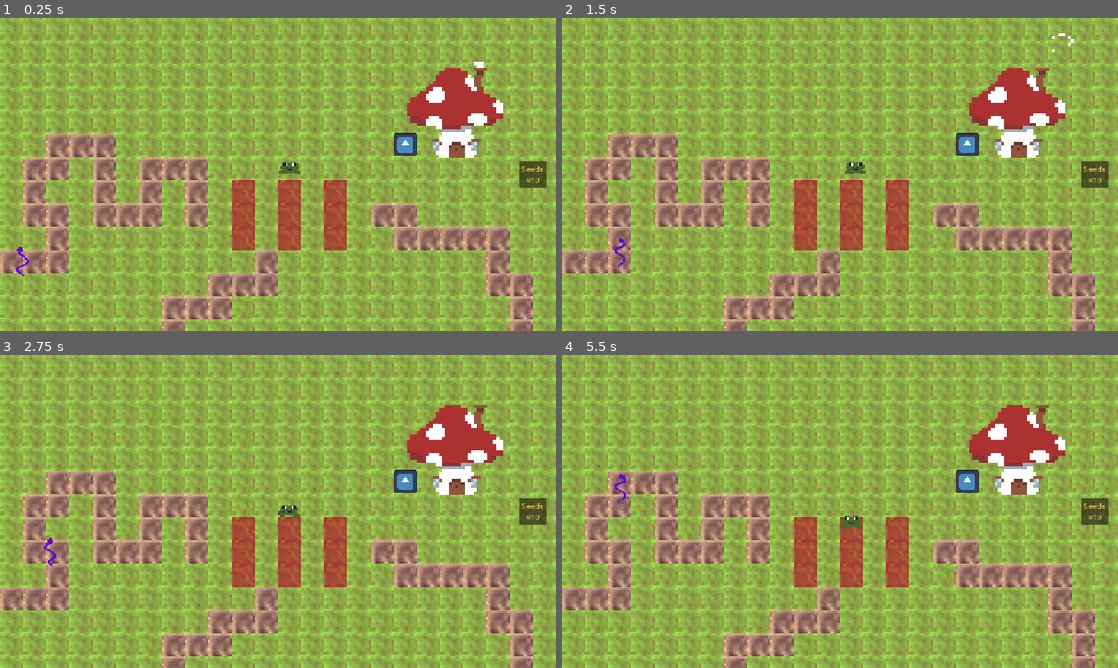
Above: before the commit, frames 1-4 (two rows, left to right).
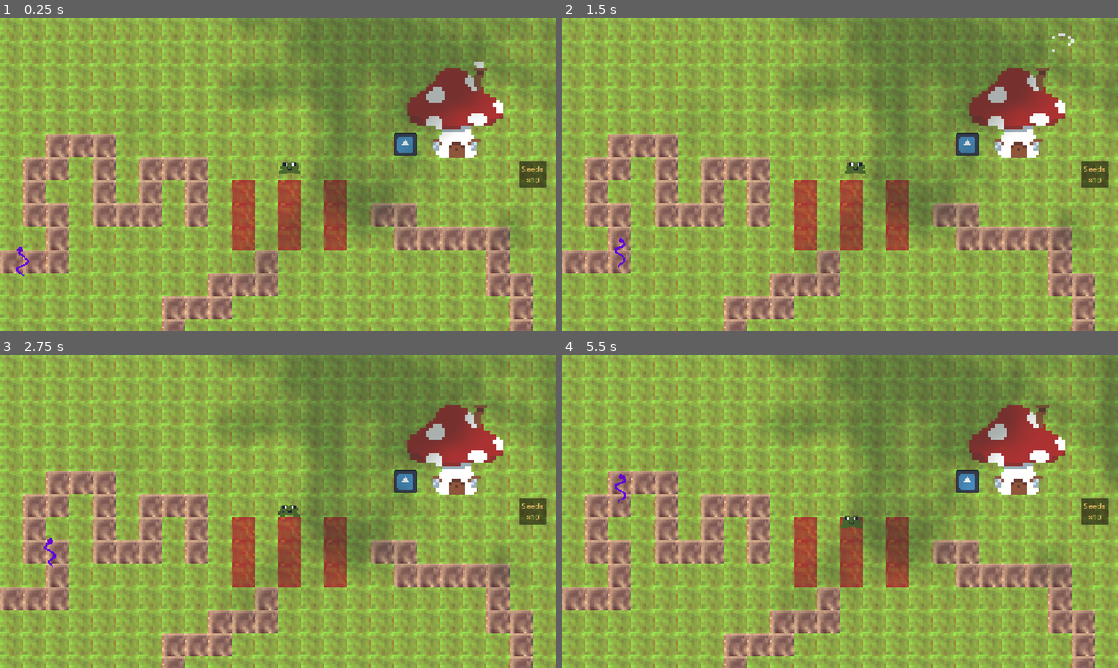
Above: after the commit, the same moments.

Repository: KennySchank/tomato-jam-26
Game: Godot game, scene res://scenes/main.tscn
The game is run twice, just before and just after one commit, with the same random seed, the same clock (stepped at 60 frames per second) and the same inputs. The engine's default icon, where the game draws it, is replaced by a stand-in: a white triangle on a blue panel in a dark square.
Inputs (mouse positions are in pixels of both pictures, inside the frame that each line leads up to):
- Up to frame 1 (0.25 s): no input
- Up to frame 2 (1.5 s): click "Seeds ×10" at 0.5 s; tap Enter (ui_accept) at 1.25 s; move the mouse to (962, 158) at 1.27 s; hold Right (ui_right) from 1.28 s (still down); tap 1 at 1.35 s; click (962, 158) at 1.42 s
- Up to frame 3 (2.75 s): tap Enter (ui_accept) at 1.52, 1.82 s; release Right (ui_right) at 2 s; drag from (166, 527) to (250, 574) at 2.02 s
- Up to frame 4 (5.5 s): move the mouse to (895, 442) at 2.77 s; hold Right (ui_right) 2.78-3.5 s; tap 1 at 2.85, 4.35 s; click (895, 442) at 2.92 s; drag from (812, 574) to (673, 464) at 3.52 s; move the mouse to (1006, 558) at 4.27 s; hold Left (ui_left) 4.28-5 s; click (1006, 558) at 4.42 s; tap Enter (ui_accept) at 4.52, 4.82 s; drag from (673, 464) to (756, 433) at 5.02 s

The runs differ from the first frame. In frame 1, 17% of the frame differs, in the area x 41-100%, y 0-81%; in frame 2, 18%; in frame 3, 18%; in frame 4, 19%, in the area x 37-100%, y 0-78%.

Commit message:
Add cloud shadows feature with shader and scene integration

Diff:
--- /dev/null
+++ b/cloud_shadows.gdshader
@@ -0,0 +1,41 @@
+shader_type canvas_item;
+render_mode unshaded;
+
+uniform vec4 shadow_color : source_color = vec4(0.12, 0.19, 0.16, 1.0);
+uniform float shadow_strength : hint_range(0.0, 1.0) = 0.38;
+uniform vec2 drift = vec2(0.024, 0.001);
+uniform vec2 cloud_scale = vec2(3.0, 1.8);
+uniform float edge_start : hint_range(0.0, 1.0) = 0.48;
+uniform float edge_end : hint_range(0.0, 1.0) = 0.60;
+
+float hash(vec2 point) {
+	return fract(sin(dot(point, vec2(127.1, 311.7))) * 43758.5453);
+}
+
+float noise(vec2 point) {
+	vec2 cell = floor(point);
+	vec2 local = smoothstep(0.0, 1.0, fract(point));
+	float bottom = mix(hash(cell), hash(cell + vec2(1.0, 0.0)), local.x);
+	float top = mix(hash(cell + vec2(0.0, 1.0)), hash(cell + vec2(1.0, 1.0)), local.x);
+	return mix(bottom, top, local.y);
+}
+
+float cloud_noise(vec2 point) {
+	float value = 0.0;
+	float amplitude = 0.5;
+	for (int octave = 0; octave < 4; octave++) {
+		value += noise(point) * amplitude;
+		point = point * 2.0 + vec2(17.3, 9.1);
+		amplitude *= 0.5;
+	}
+	return value;
+}
+
+void fragment() {
+	vec2 cloud_uv = UV * cloud_scale + TIME * drift;
+	float broad_clouds = cloud_noise(cloud_uv);
+	float soft_edges = cloud_noise(cloud_uv * 1.7 + vec2(4.2, 2.8));
+	float coverage = smoothstep(edge_start, edge_end, broad_clouds * 0.8 + soft_edges * 0.2);
+
+	COLOR = vec4(shadow_color.rgb, coverage * shadow_strength);
+}
--- /dev/null
+++ b/scenes/cloud_shadows.tscn
@@ -0,0 +1,22 @@
+[gd_scene load_steps=4 format=3]
+
+[ext_resource type="Script" path="res://scripts/cloud_shadows.gd" id="1_cloud_shadows"]
+[ext_resource type="Shader" path="res://cloud_shadows.gdshader" id="2_cloud_shader"]
+
+[sub_resource type="ShaderMaterial" id="ShaderMaterial_cloud_shadows"]
+shader = ExtResource("2_cloud_shader")
+shader_parameter/shadow_color = Color(0.12, 0.19, 0.16, 1)
+shader_parameter/shadow_strength = 0.38
+shader_parameter/drift = Vector2(0.024, 0.001)
+shader_parameter/cloud_scale = Vector2(3, 1.8)
+shader_parameter/edge_start = 0.48
+shader_parameter/edge_end = 0.6
+
+[node name="CloudShadows" type="ColorRect"]
+offset_right = 1152.0
+offset_bottom = 648.0
+mouse_filter = 2
+z_index = 10
+material = SubResource("ShaderMaterial_cloud_shadows")
+color = Color(1, 1, 1, 1)
+script = ExtResource("1_cloud_shadows")
--- a/scenes/main.tscn
+++ b/scenes/main.tscn
@@ -8,6 +8,7 @@
 [ext_resource type="PackedScene" path="res://scenes/inventory_ui.tscn" id="7_inventory_ui"]
 [ext_resource type="Script" uid="uid://dg750m8qqllep" path="res://scripts/interactable_highlight.gd" id="8_highlight"]
 [ext_resource type="Texture2D" uid="uid://dluoiye2tkt1i" path="res://icon.svg" id="9_preview_icon"]
+[ext_resource type="PackedScene" path="res://scenes/cloud_shadows.tscn" id="10_cloud_shadows"]
 
 [sub_resource type="TileSetAtlasSource" id="TileSetAtlasSource_tbgi4"]
 texture = ExtResource("2_jyhfs")
@@ -61,6 +62,8 @@
 z_index = 1
 texture = ExtResource("9_preview_icon")
 
+[node name="CloudShadows" parent="." unique_id=198531367 instance=ExtResource("10_cloud_shadows")]
+
 [node name="InventoryUI" parent="." unique_id=753763620 instance=ExtResource("7_inventory_ui")]
 
 [connection signal="opened" from="Chest" to="InventoryUI" method="open_chest"]
--- /dev/null
+++ b/scripts/cloud_shadows.gd
@@ -0,0 +1,55 @@
+@tool
+extends ColorRect
+
+@export_category("Cloud Appearance")
+@export var shadow_color := Color(0.12, 0.19, 0.16, 1.0):
+	set(value):
+		shadow_color = value
+		_update_shader()
+
+@export_range(0.0, 1.0, 0.01) var shadow_strength := 0.38:
+	set(value):
+		shadow_strength = value
+		_update_shader()
+
+@export_category("Cloud Movement")
+@export_range(-0.1, 0.1, 0.001) var horizontal_speed := 0.024:
+	set(value):
+		horizontal_speed = value
+		_update_shader()
+
+@export_range(-0.1, 0.1, 0.001) var vertical_speed := 0.001:
+	set(value):
+		vertical_speed = value
+		_update_shader()
+
+@export_category("Cloud Shape")
+@export var cloud_scale := Vector2(3.0, 1.8):
+	set(value):
+		cloud_scale = value
+		_update_shader()
+
+@export_range(0.0, 1.0, 0.01) var edge_start := 0.48:
+	set(value):
+		edge_start = value
+		_update_shader()
+
+@export_range(0.0, 1.0, 0.01) var edge_end := 0.60:
+	set(value):
+		edge_end = value
+		_update_shader()
+
+
+func _ready() -> void:
+	_update_shader()
+
+
+func _update_shader() -> void:
+	if material is ShaderMaterial:
+		var shader_material := material as ShaderMaterial
+		shader_material.set_shader_parameter("shadow_color", shadow_color)
+		shader_material.set_shader_parameter("shadow_strength", shadow_strength)
+		shader_material.set_shader_parameter("drift", Vector2(horizontal_speed, vertical_speed))
+		shader_material.set_shader_parameter("cloud_scale", cloud_scale)
+		shader_material.set_shader_parameter("edge_start", edge_start)
+		shader_material.set_shader_parameter("edge_end", edge_end)
Not shown, added: cloud_shadows.gdshader.uid
Not shown, added: scripts/cloud_shadows.gd.uid
